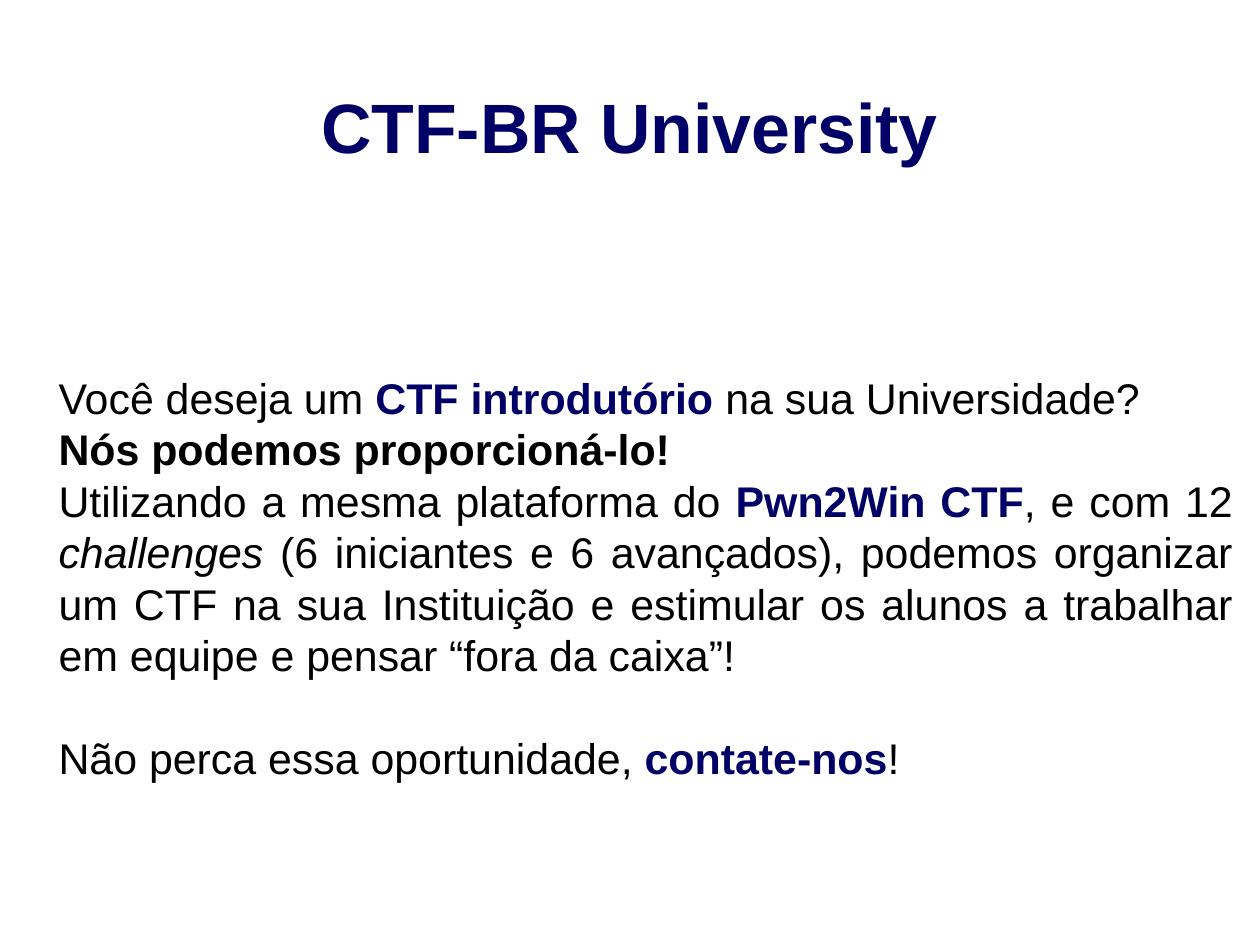
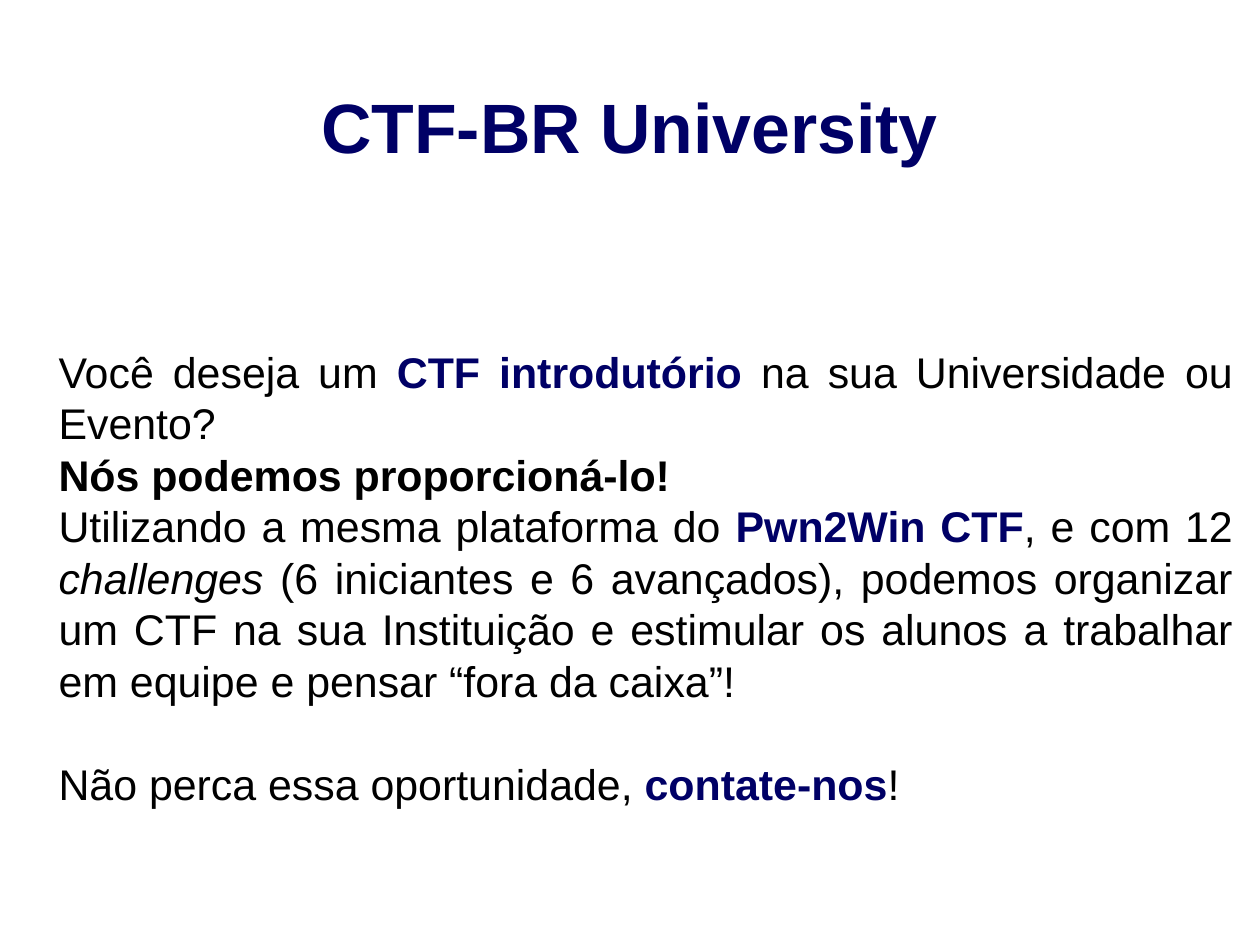
Before and after one commit to ctf-br/kit-palestrante, a slide deck: slide 12 of Versão Full/Palestra Full.odp (slide 11 before the commit). Drawn at 1260x945 pixels with LibreOffice and Linux fonts; fonts in the diff are those of the drawing. Boxes give left, top, right and bottom in pixels: in the first picture for what was removed or moved away, otherwise in the second. Text is boxed around its words. In the diff, an @@ line names an element or a change of style, - is before the commit and + after.

```diff
--- a/Versão Full/Palestra Full.odp
+++ b/Versão Full/Palestra Full.odp
@@ subtitle at (59, 356, 1233, 440): text changed @@
-Você deseja um CTF introdutório na sua Universidade?
+Você deseja um CTF introdutório na sua Universidade ou Evento?
```
Also in this commit, not shown: 2 other slides changed, 2 slides added, 1 slide removed, 2 other files.
